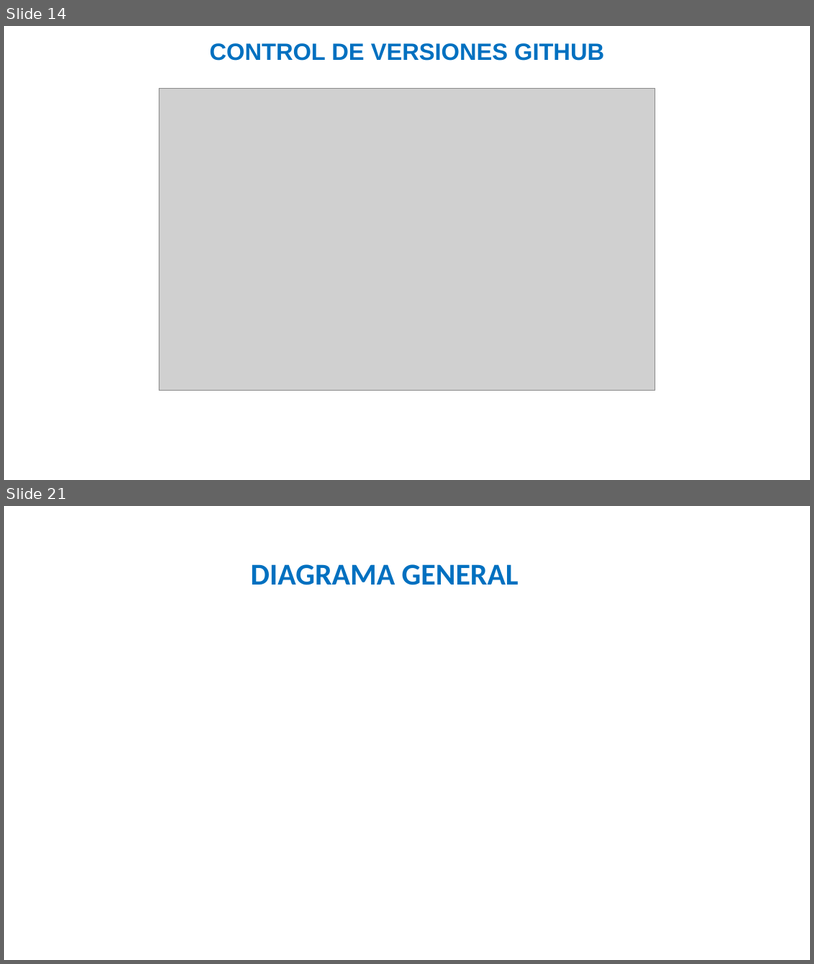
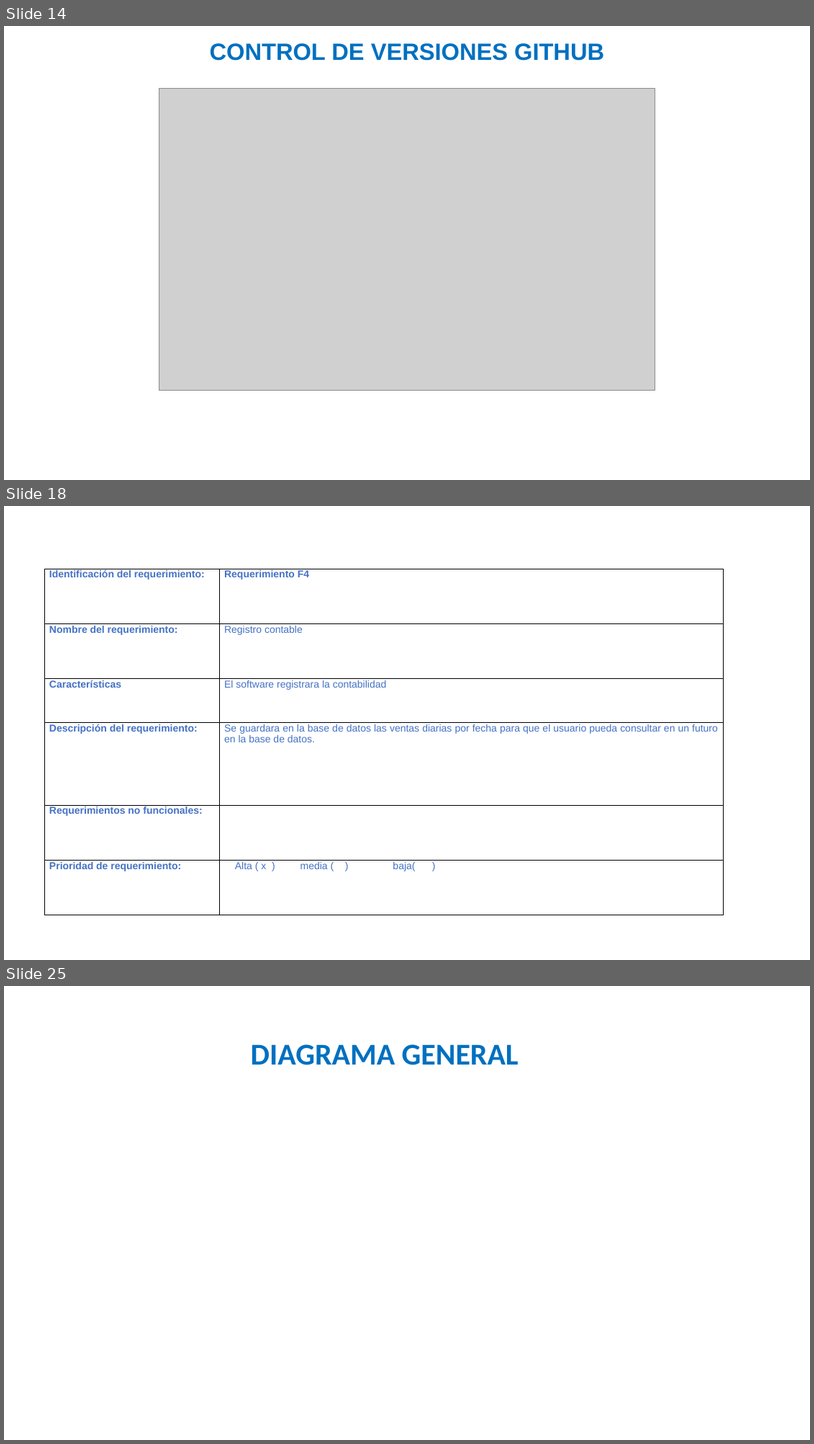
Before and after one commit to julianforero19/PROYECTO_QAM, a slide deck: PLANTILLA_PRESENTACION_AVANCES_PROYECTO_.pptx. Shown one above the other, each under a label of ours: slides 14 and 21 before the commit, slides 14, 18 and 25 after it; the slides between them are not shown. The pictures are 814x964 and 814x1444 pixels, drawn with LibreOffice and Linux fonts; fonts in the diff are those of the drawing; grey boxes stand for pictures; background and template pictures are left out. Boxes give left, top, right and bottom in pixels: in the first picture for what was removed or moved away, otherwise in the second. Text is boxed around its words. In the diff, an @@ line names an element or a change of style, - is before the commit and + after.

```diff
--- a/PLANTILLA_PRESENTACION_AVANCES_PROYECTO_.pptx
+++ b/PLANTILLA_PRESENTACION_AVANCES_PROYECTO_.pptx
@@ slide 18 added at (4, 506, 810, 960), background picture (left out) @@
@@ table added at (45, 569, 724, 915), 6 rows, 2 columns @@
+Identificación del requerimiento: | Requerimiento F4
+Nombre del requerimiento: | Registro contable
+Características | El software registrara la contabilidad
+Descripción del requerimiento: | Se guardara en la base de datos las ventas diarias por fecha para que el usuario pueda consultar en un futuro en la base de datos.
+Requerimientos no funcionales: | 
+Prioridad de requerimiento: | Alta ( x ) media ( ) baja( )
@@ what was slide 21 is now slide 25 @@
```
Also in this commit, not shown: 2 slides changed, 7 other slides added, 4 slides removed, 1 other file.
